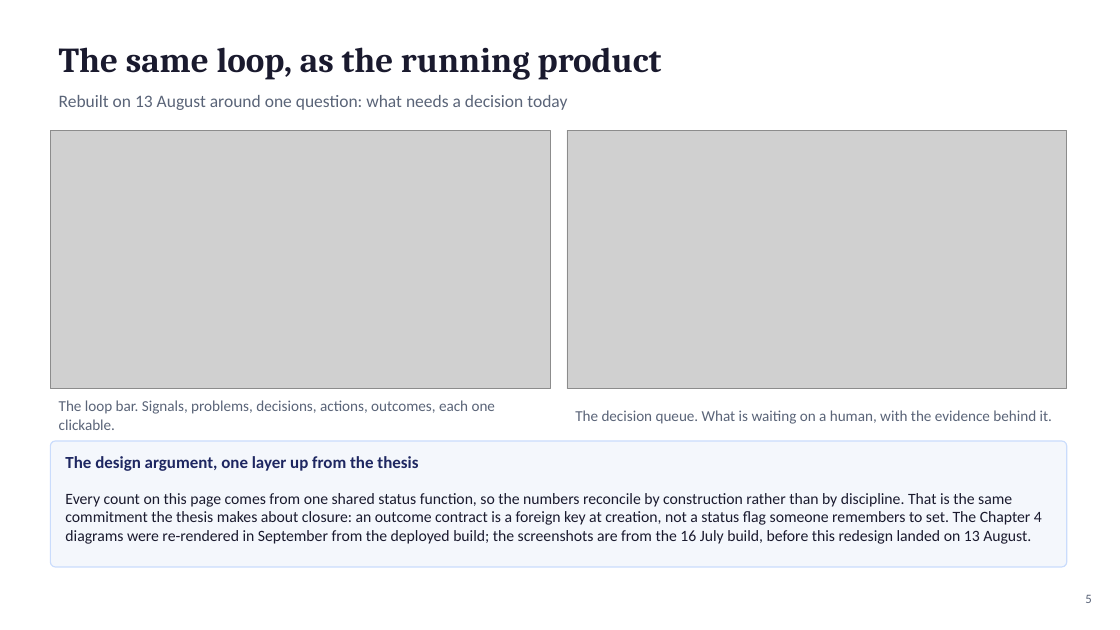
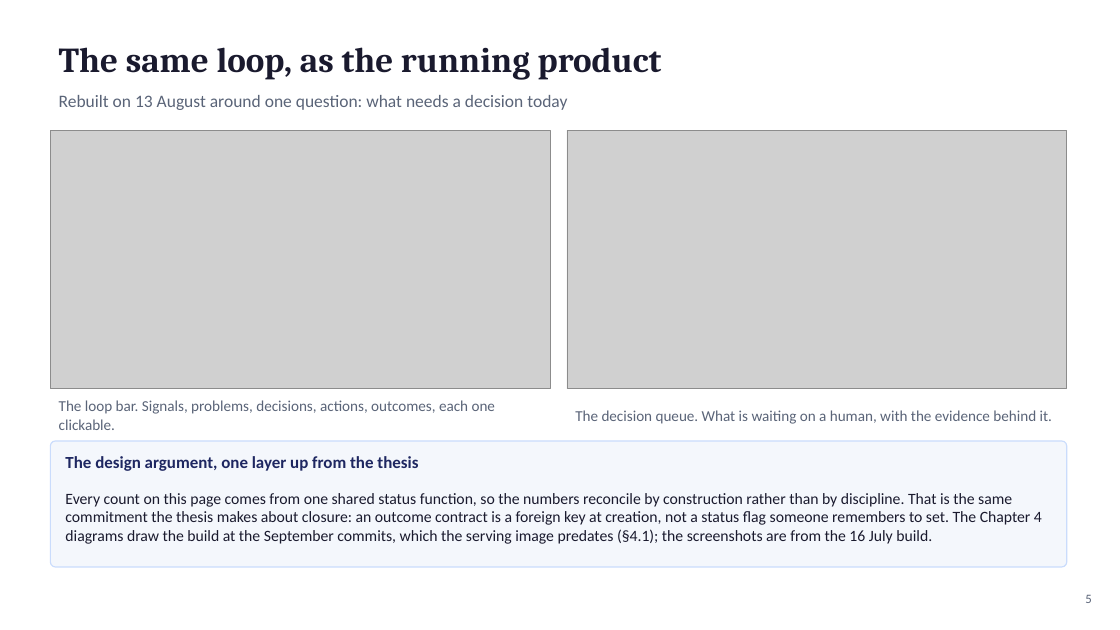
Before and after one commit to fogu13/CLARA, a slide deck: slide 5 of thesis/defense/defense_deck.pptx. Drawn at 1120x630 pixels with LibreOffice and Linux fonts; fonts in the diff are those of the drawing; grey boxes stand for pictures. Boxes give left, top, right and bottom in pixels: in the first picture for what was removed or moved away, otherwise in the second. Text is boxed around its words. In the diff, an @@ line names an element or a change of style, - is before the commit and + after.

```diff
--- a/thesis/defense/defense_deck.pptx
+++ b/thesis/defense/defense_deck.pptx
@@ text at [65,493,1042,544]: text changed @@
-Every count on this page comes from one shared status function, so the numbers reconcile by construction rather than by discipline. That is the same commitment the thesis makes about closure: an outcome contract is a foreign key at creation, not a status flag someone remembers to set. The Chapter 4 diagrams were re-rendered in September from the deployed build; the screenshots are from the 16 July build, before this redesign landed on 13 August.
+Every count on this page comes from one shared status function, so the numbers reconcile by construction rather than by discipline. That is the same commitment the thesis makes about closure: an outcome contract is a foreign key at creation, not a status flag someone remembers to set. The Chapter 4 diagrams draw the build at the September commits, which the serving image predates (§4.1); the screenshots are from the 16 July build.
```
Also in this commit, not shown: 18 other slides changed, 6 other files.
